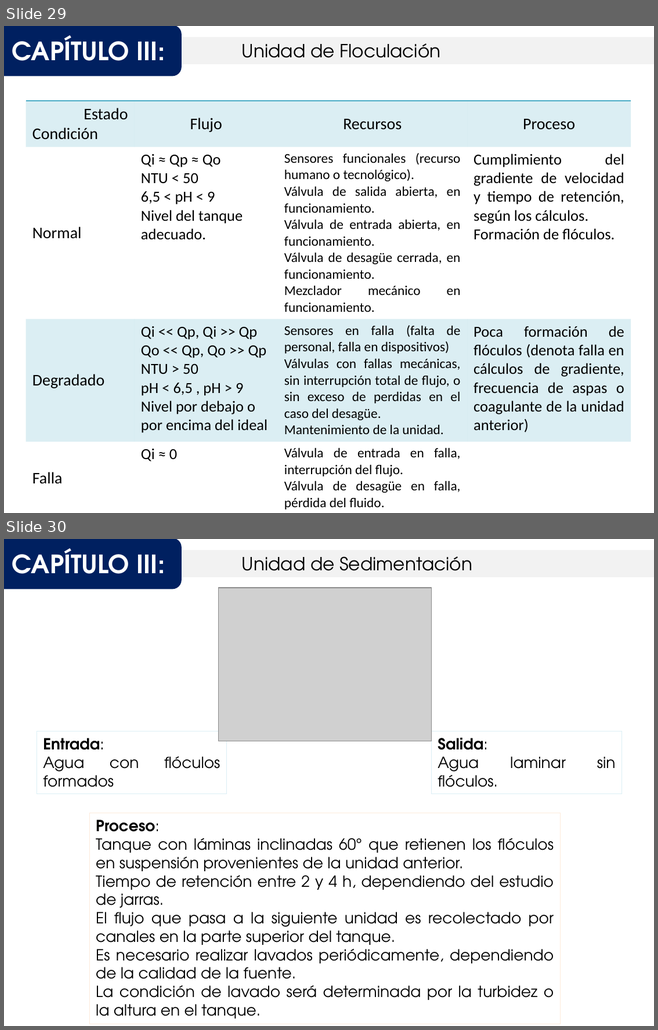
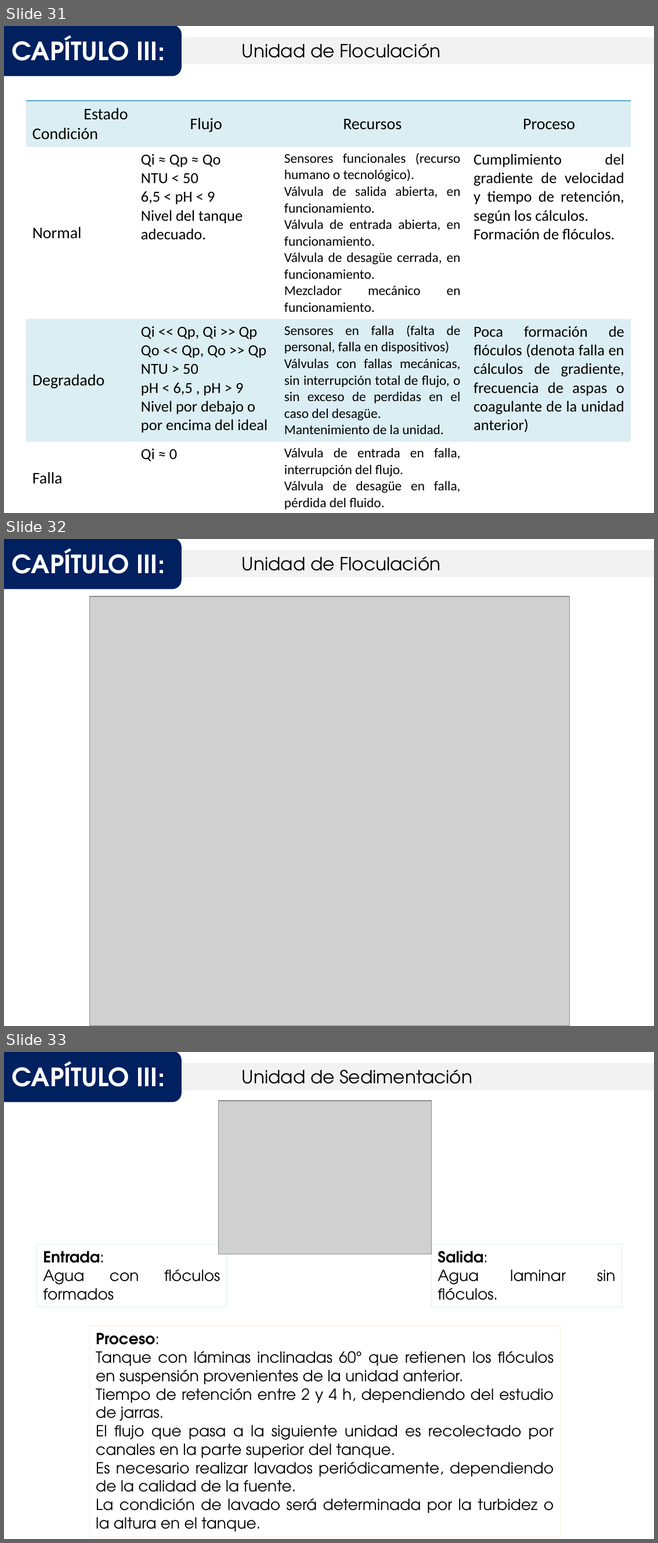
Before and after one commit to Ysislp/digital-twin-prop, a slide deck: Avance - Propuesta de Gemelo Digital.pptx. Shown one above the other, each under a label of ours: slides 29 and 30 before the commit, slides 31, 32 and 33 after it. The pictures are 658x1030 and 658x1543 pixels, drawn with LibreOffice and Linux fonts; fonts in the diff are those of the drawing; grey boxes stand for pictures. Boxes give left, top, right and bottom in pixels: in the first picture for what was removed or moved away, otherwise in the second. Text is boxed around its words. In the diff, an @@ line names an element or a change of style, - is before the commit and + after.

```diff
--- a/Avance - Propuesta de Gemelo Digital.pptx
+++ b/Avance - Propuesta de Gemelo Digital.pptx
@@ slide 32 added at (4,539,654,1026), background #FFFFFF @@
@@ rounded rectangle added at (4,539,180,588), fill #002060, outline #002060 2 pt, 28 pt, text #FFFFFF, bold @@
+CAPÍTULO III:
@@ rectangle added at (170,551,654,576), fill #F2F2F2, outline #F2F2F2 2 pt, 20 pt, text #000000 @@
+Unidad de Floculación
@@ picture added at (90,596,569,1026) @@
@@ what was slide 29 is now slide 31 @@
@@ what was slide 30 is now slide 33 @@
```
Also in this commit, not shown: 2 slides changed, 5 other slides added, 8 other files.
